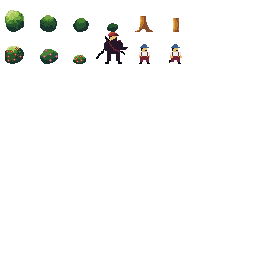
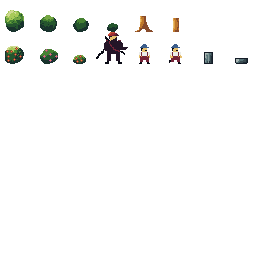
Revision of a layered 256px x 256px image; what changed, layer by layer:
painted on "Background" over [left=204, top=52, right=248, bottom=64]
